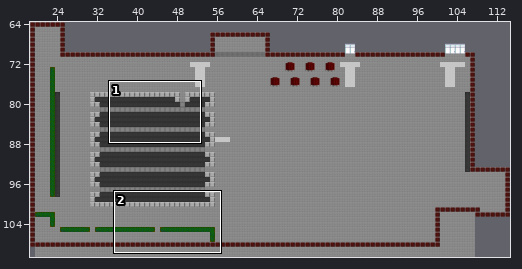
A Tiled map (JSON) gets an edit: maps/erba_inner_yard.json. The picture above shows the old version from afar; the outline marks the close-up.
Close-up. Before the edit:
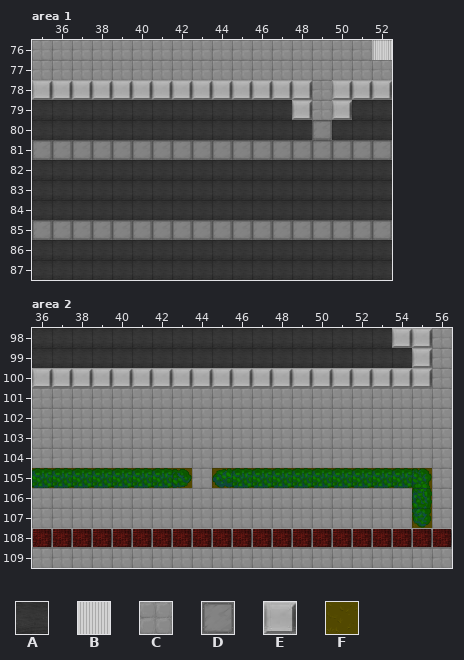
Cells are 32x32 px. Shown: area 1 x 35..52, y 76..87; area 2 x 36..56, y 98..109. The commit also changed other parts of the map, which this record leaves out. Tiles whose own drawing changed are shown in their newer look in all pictures.
Key: from "erba_outdoor": A 4, B 24; from "outdoor": C 0, D 20, E 21, F 48.
_ is an empty cell, # one hidden under a higher layer.
Layers that did not change in this view are not listed.
Layer "bottom" before, area 1, first column x 35:
76 CCCCCCCCCCCCCCCCCB
77 CCCCCCCCCCCCCCCCCC
78 ##############C###
79 AAAAAAAAAAAAA#C#AA
80 AAAAAAAAAAAAAADAAA
81 DDDDDDDDDDDDDDDDDD
82 AAAAAAAAAAAAAAAAAA
83 AAAAAAAAAAAAAAAAAA
84 AAAAAAAAAAAAAAAAAA
85 DDDDDDDDDDDDDDDDDD
86 AAAAAAAAAAAAAAAAAA
87 AAAAAAAAAAAAAAAAAA
Layer "world" before, area 1, first column x 35:
76 __________________
77 __________________
78 EEEEEEEEEEEEEE_EEE
79 _____________E_E__
80 __________________
81 __________________
82 __________________
83 __________________
84 __________________
85 __________________
86 __________________
87 __________________
Layer "bottom" before, area 2, first column x 36:
 98 AAAAAAAAAAAAAAAAAA##C
 99 AAAAAAAAAAAAAAAAAAA#C
100 ####################C
101 CCCCCCCCCCCCCCCCCCCCC
102 CCCCCCCCCCCCCCCCCCCCC
103 CCCCCCCCCCCCCCCCCCCCC
104 CCCCCCCCCCCCCCCCCCCCC
105 FFFFFFFFCFFFFFFFFFFFC
106 CCCCCCCCCCCCCCCCCCCFC
107 CCCCCCCCCCCCCCCCCCCFC
108 #####################
109 CCCCCCCCCCCCCCCCCCCCC
The same view after the edit:
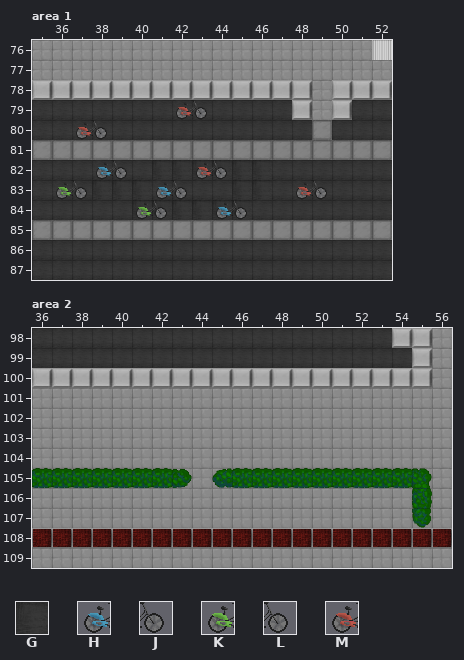
Further tiles: from "erba_outdoor": G 3, H 27, J 28, K 35, L 36, M 43.
Changes in this commit:
Layer "bottom", area 1:
Tile G replaces tile A in row 82 at x 43 to 44; in row 84 at x 40 to 41 and 44 to 45.
Layer "world", area 1:
Tile H is added in row 82 at x 38; in row 83 at x 41; in row 84 at x 44.
Tile J is added in row 82 at x 39; in row 83 at x 42; in row 84 at x 45.
Tile K is added in row 83 at x 36; in row 84 at x 40.
Tile L is added in row 79 at x 43; in row 80 at x 38; in row 82 at x 44; in row 83 at x 37 and 49; in row 84 at x 41.
Tile M is added in row 79 at x 42; in row 80 at x 37; in row 82 at x 43; in row 83 at x 48.
Layer "bottom", area 2:
Tile C replaces tile F in row 105 at x 36 to 43 and 45 to 55; in rows 106 to 107 at x 55.
Where, in picture pixels (left, top, right, bottom), the same in both close-ups:
added: (176, 100, 207, 120)
added: (76, 120, 107, 140)
added: (56, 160, 130, 200)
changed: (132, 160, 250, 220)
added: (296, 180, 327, 200)
changed: (32, 468, 192, 488)
changed: (212, 468, 432, 528)
